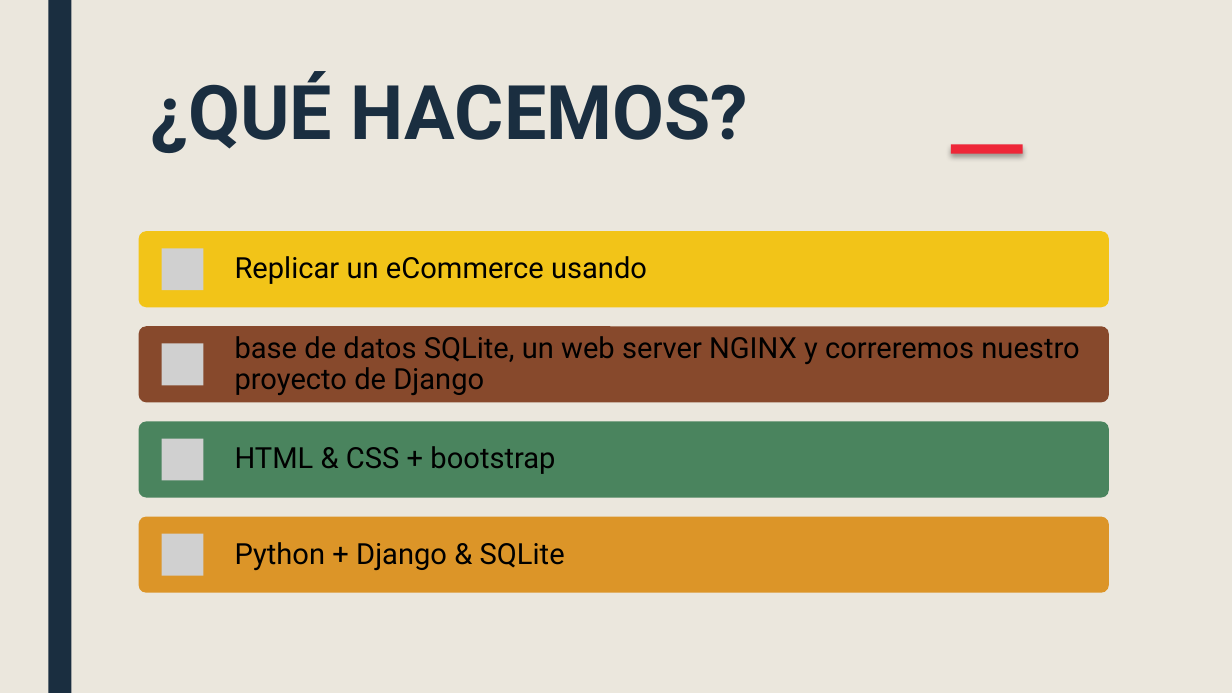
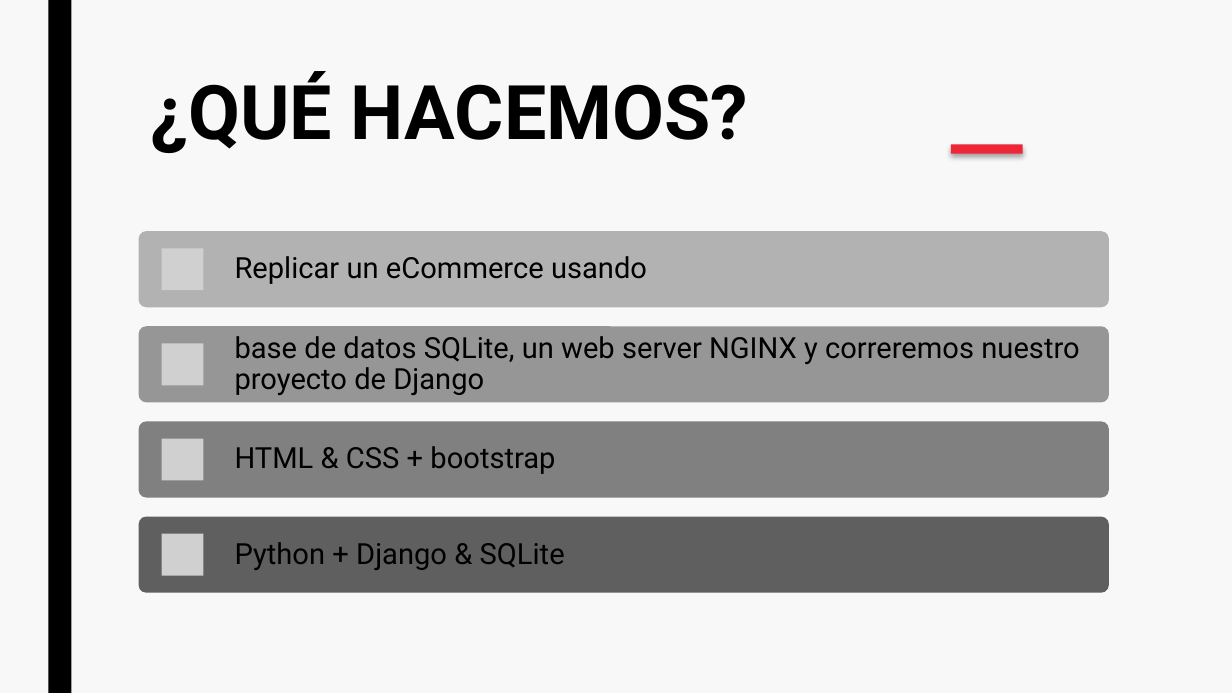
Before and after one commit to GS-Consultorio/analisis, a slide deck: slide 3 of consultorio.pptx. Drawn at 1232x693 pixels with LibreOffice and Linux fonts; fonts in the diff are those of the drawing; grey boxes stand for pictures. Boxes give left, top, right and bottom in pixels: in the first picture for what was removed or moved away, otherwise in the second. Text is boxed around its words. In the diff, an @@ line names an element or a change of style, - is before the commit and + after.

```diff
--- a/consultorio.pptx
+++ b/consultorio.pptx
@@ background #EBE7DD to #F8F8F8 @@
@@ rectangle at bbox=[48, 0, 71, 692]: fill #1A2E40 to #000000 @@
@@ text "¿QUÉ HACEMOS?" at bbox=[151, 71, 748, 153]: text colour #1A2E40 to #000000 @@
@@ rounded rectangle at bbox=[138, 232, 1109, 308]: fill #F2C418 to #B2B2B2 @@
@@ rounded rectangle at bbox=[138, 326, 1109, 403]: fill #87492C to #969696 @@
@@ rounded rectangle at bbox=[138, 421, 1109, 498]: fill #4A845E to #808080 @@
@@ rounded rectangle at bbox=[138, 516, 1109, 593]: fill #DC9528 to #5F5F5F @@
```
Also in this commit, not shown: 4 other slides changed.
